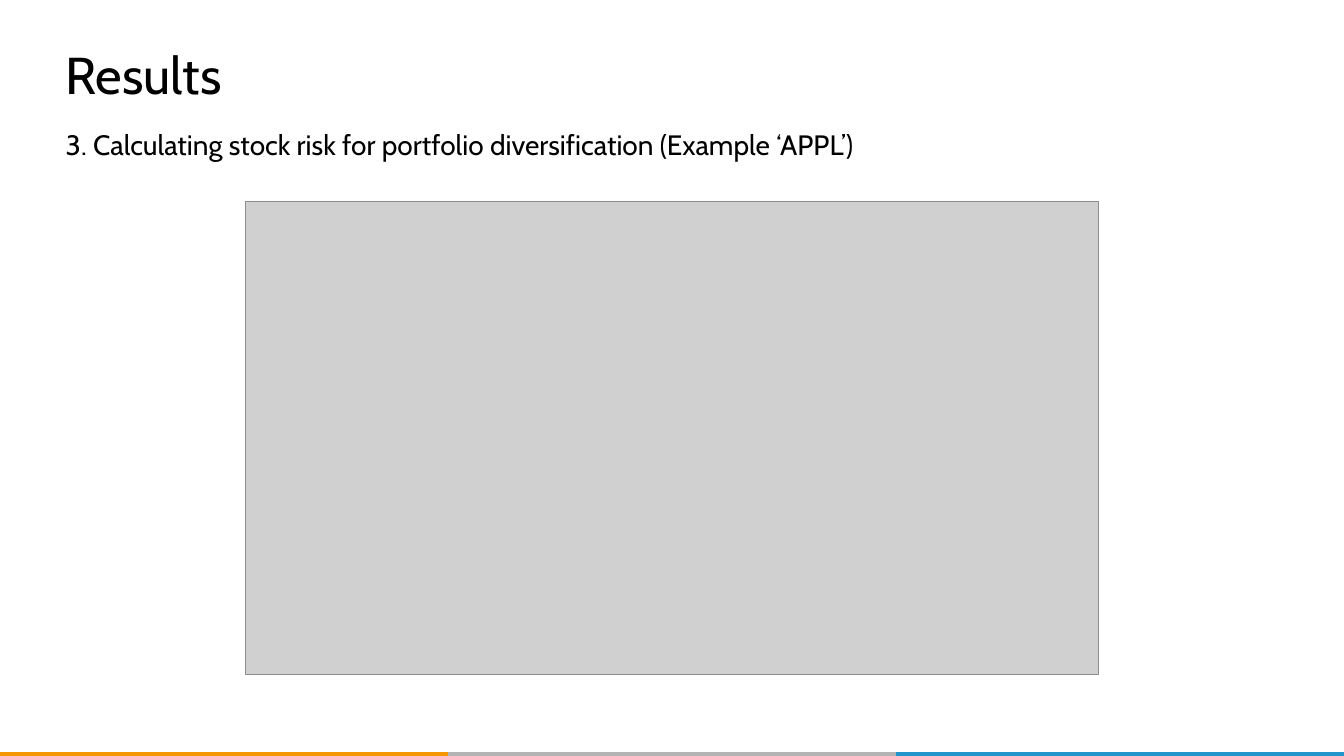
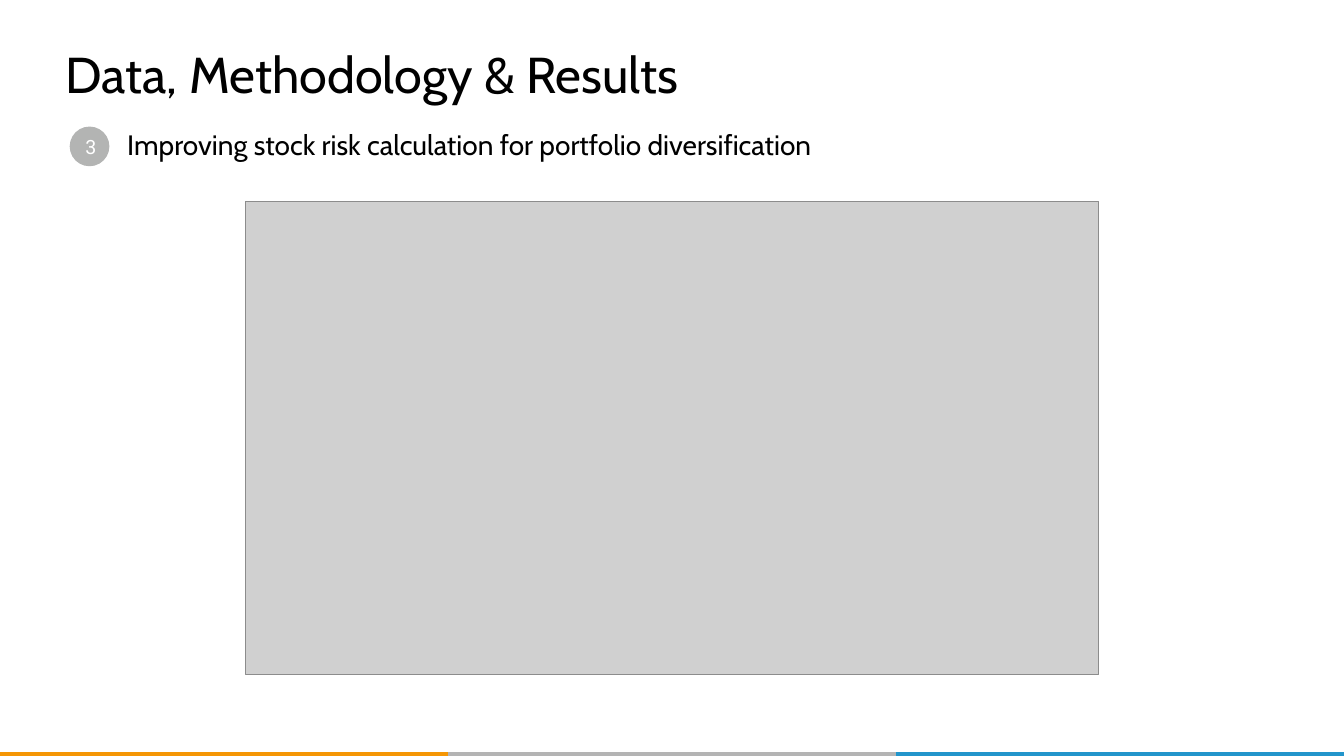
Before and after one commit to QUER01/FinanceModule, a slide deck: slide 33 of docs/dlw_conference_presentation.pptx. Drawn at 1344x756 pixels with LibreOffice and Linux fonts; fonts in the diff are those of the drawing; grey boxes stand for pictures; background and template pictures are left out. Boxes give left, top, right and bottom in pixels: in the first picture for what was removed or moved away, otherwise in the second. Text is boxed around its words. In the diff, an @@ line names an element or a change of style, - is before the commit and + after.

```diff
--- a/docs/dlw_conference_presentation.pptx
+++ b/docs/dlw_conference_presentation.pptx
@@ title at <box>66,55,678,104</box>: text changed; size 37 to 36 pt @@
-Results
+Data, Methodology & Results
@@ ellipse added at <box>70,127,109,166</box>, fill #B3B4B3, 14 pt, text #FFFFFF @@
+3
@@ subtitle at <box>127,134,811,162</box>: text changed @@
-3. Calculating stock risk for portfolio diversification (Example ‘APPL’)
+Improving stock risk calculation for portfolio diversification
```
Also in this commit, not shown: 27 other slides changed, 4 slides added, 1 other file.
